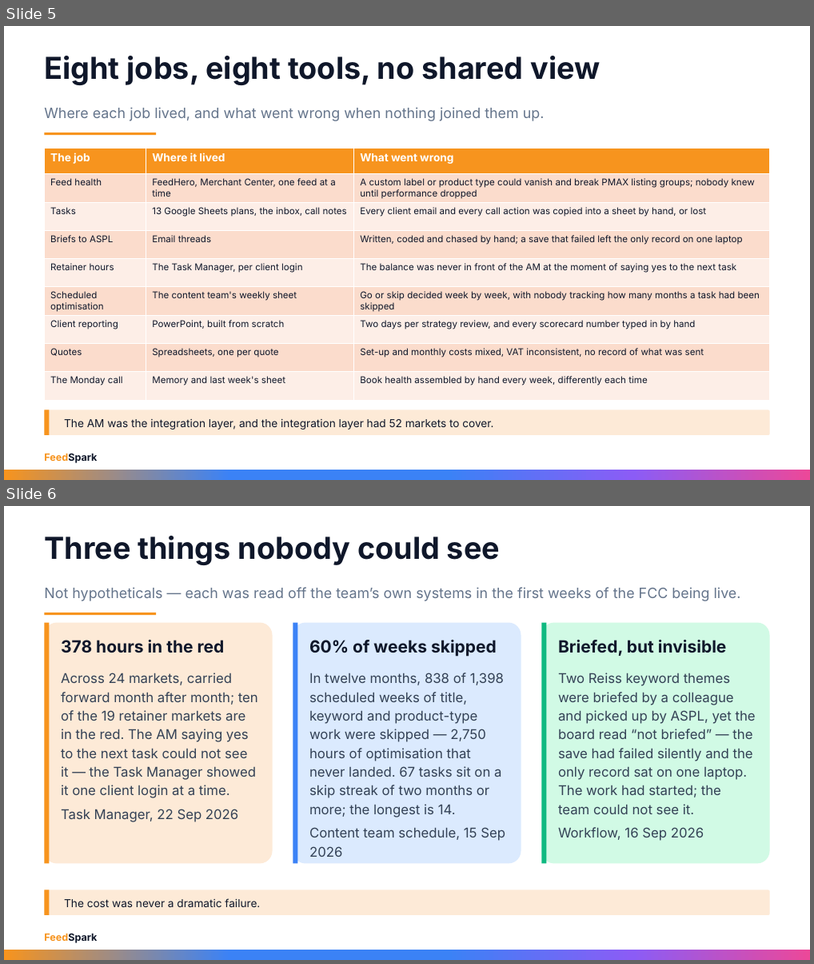
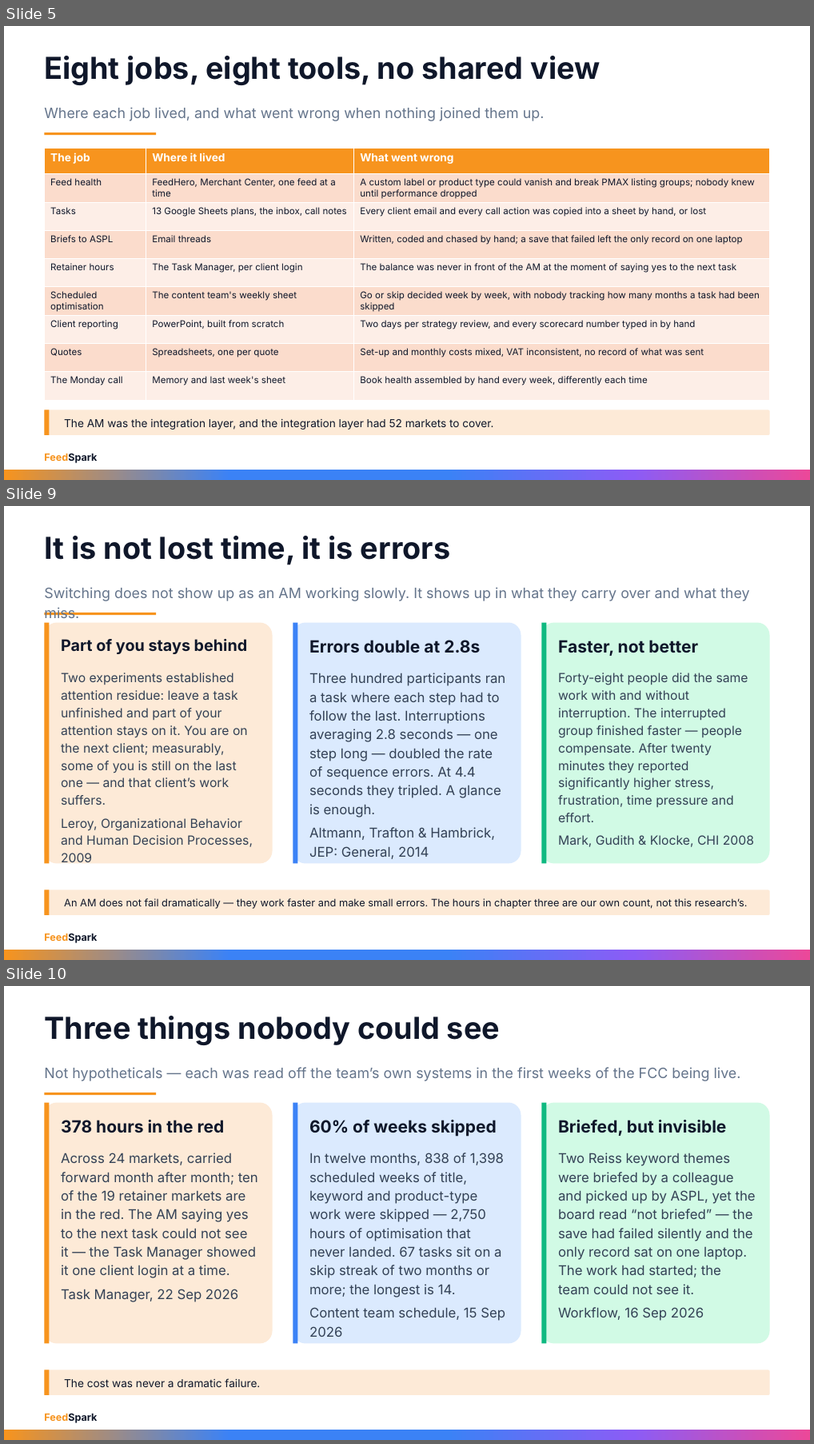
Before and after one commit to rayvtt/feedspark, a slide deck: docs/materials/FCC_Business_Case_Sep26.pptx. Shown one above the other, each under a label of ours: slides 5 and 6 before the commit, slides 5, 9 and 10 after it; the slides between them are not shown. The pictures are 814x964 and 814x1444 pixels, drawn with LibreOffice and Linux fonts; fonts in the diff are those of the drawing. Boxes give left, top, right and bottom in pixels: in the first picture for what was removed or moved away, otherwise in the second. Text is boxed around its words. In the diff, an @@ line names an element or a change of style, - is before the commit and + after.

```diff
--- a/docs/materials/FCC_Business_Case_Sep26.pptx
+++ b/docs/materials/FCC_Business_Case_Sep26.pptx
@@ slide 9 added at [4, 506, 810, 960], background #FFFFFF; not listed: 12 template elements that a slide beside it also shows @@
@@ title added at [44, 536, 450, 565], 36 pt, text #0F172A, bold @@
+It is not lost time, it is errors
@@ text added at [44, 587, 750, 618], 17 pt, text #64748B @@
+Switching does not show up as an AM working slowly. It shows up in what they carry over and what they miss.
@@ text added at [61, 639, 248, 654], 18.8 pt, text #0F172A, bold @@
+Part of you stays behind
@@ text added at [310, 640, 480, 652], 20 pt, text #0F172A, bold @@
+Errors double at 2.8s
@@ text added at [558, 640, 698, 656], 20 pt, text #0F172A, bold @@
+Faster, not better
@@ text added at [61, 672, 253, 862], 15 pt, text #334155 @@
+Two experiments established attention residue: leave a task unfinished and part of your attention stays on it. You are on the next client; measurably, some of you is still on the last one — and that client’s work suffers.
+Leroy, Organizational Behavior and Human Decision Processes, 2009
@@ text added at [310, 672, 506, 859], 16 pt, text #334155 @@
+Three hundred participants ran a task where each step had to follow the last. Interruptions averaging 2.8 seconds — one step long — doubled the rate of sequence errors. At 4.4 seconds they tripled. A glance is enough.
+Altmann, Trafton & Hambrick, JEP: General, 2014
@@ text added at [558, 672, 754, 847], 15 pt, text #334155 @@
+Forty-eight people did the same work with and without interruption. The interrupted group finished faster — people compensate. After twenty minutes they reported significantly higher stress, frustration, time pressure and effort.
+Mark, Gudith & Klocke, CHI 2008
@@ text added at [64, 898, 748, 908], 12.2 pt, text #0F172A @@
+An AM does not fail dramatically — they work faster and make small errors. The hours in chapter three are our own count, not this research’s.
@@ what was slide 6 is now slide 10 @@
```
Also in this commit, not shown: 3 other slides added, 2 other files.
